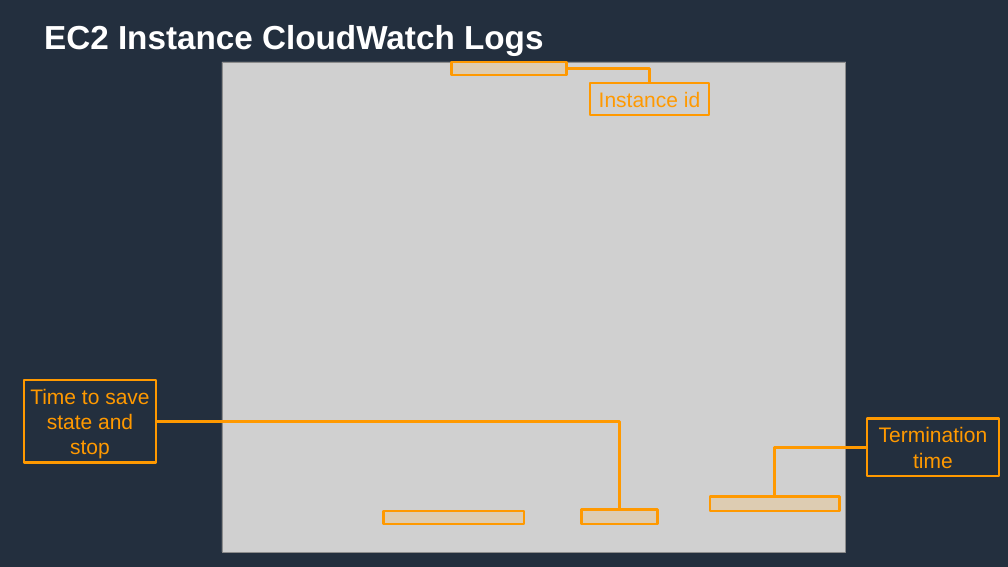
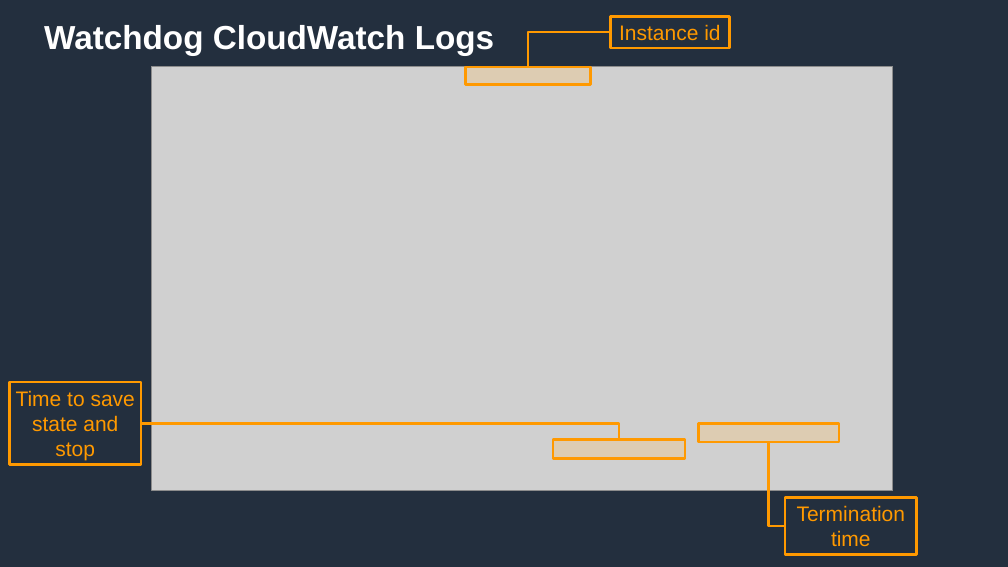
Before and after one commit to marcosortiz/aws-spot-interruption, a slide deck: slide 5 of docs/diagrams.pptx. Drawn at 1008x567 pixels with LibreOffice and Linux fonts; fonts in the diff are those of the drawing; grey boxes stand for pictures. Boxes give left, top, right and bottom in pixels: in the first picture for what was removed or moved away, otherwise in the second. Text is boxed around its words. In the diff, an @@ line names an element or a change of style, - is before the commit and + after.

```diff
--- a/docs/diagrams.pptx
+++ b/docs/diagrams.pptx
@@ title at box(44, 25, 494, 55): text changed @@
-EC2 Instance CloudWatch Logs
+Watchdog CloudWatch Logs
@@ rectangle "Instance id": place and size @@
-rectangle "Instance id" at box(590, 83, 709, 115)
+rectangle "Instance id" at box(610, 16, 730, 48)
@@ elbow line moved from (566, 69) - (650, 83) to (528, 67) - (610, 32) @@
@@ picture: place and size @@
-picture at box(222, 62, 845, 552)
+picture at box(152, 66, 893, 491)
@@ rectangle: place and size @@
-rectangle at box(452, 62, 566, 75)
+rectangle at box(466, 67, 590, 84)
@@ rectangle "Time to save state and ...": place and size @@
-rectangle "Time to save state and ..." at box(24, 380, 156, 462)
+rectangle "Time to save state and ..." at box(9, 382, 141, 464)
@@ elbow line moved from (156, 421) - (619, 510) to (141, 423) - (619, 439) @@
@@ rectangle: place and size @@
-rectangle at box(581, 510, 658, 524)
+rectangle at box(553, 439, 685, 459)
@@ rectangle: place and size @@
-rectangle at box(710, 496, 840, 511)
+rectangle at box(698, 423, 839, 442)
@@ elbow line moved from (775, 496) - (867, 447) to (769, 442) - (785, 526) @@
@@ rectangle "Termination time": place and size @@
-rectangle "Termination time" at box(867, 419, 999, 476)
+rectangle "Termination time" at box(785, 497, 917, 554)
@@ rectangle removed at box(384, 511, 524, 524) @@
```
Also in this commit, not shown: 2 other slides changed, 1 slide added, 1 slide removed, 3 other files.
